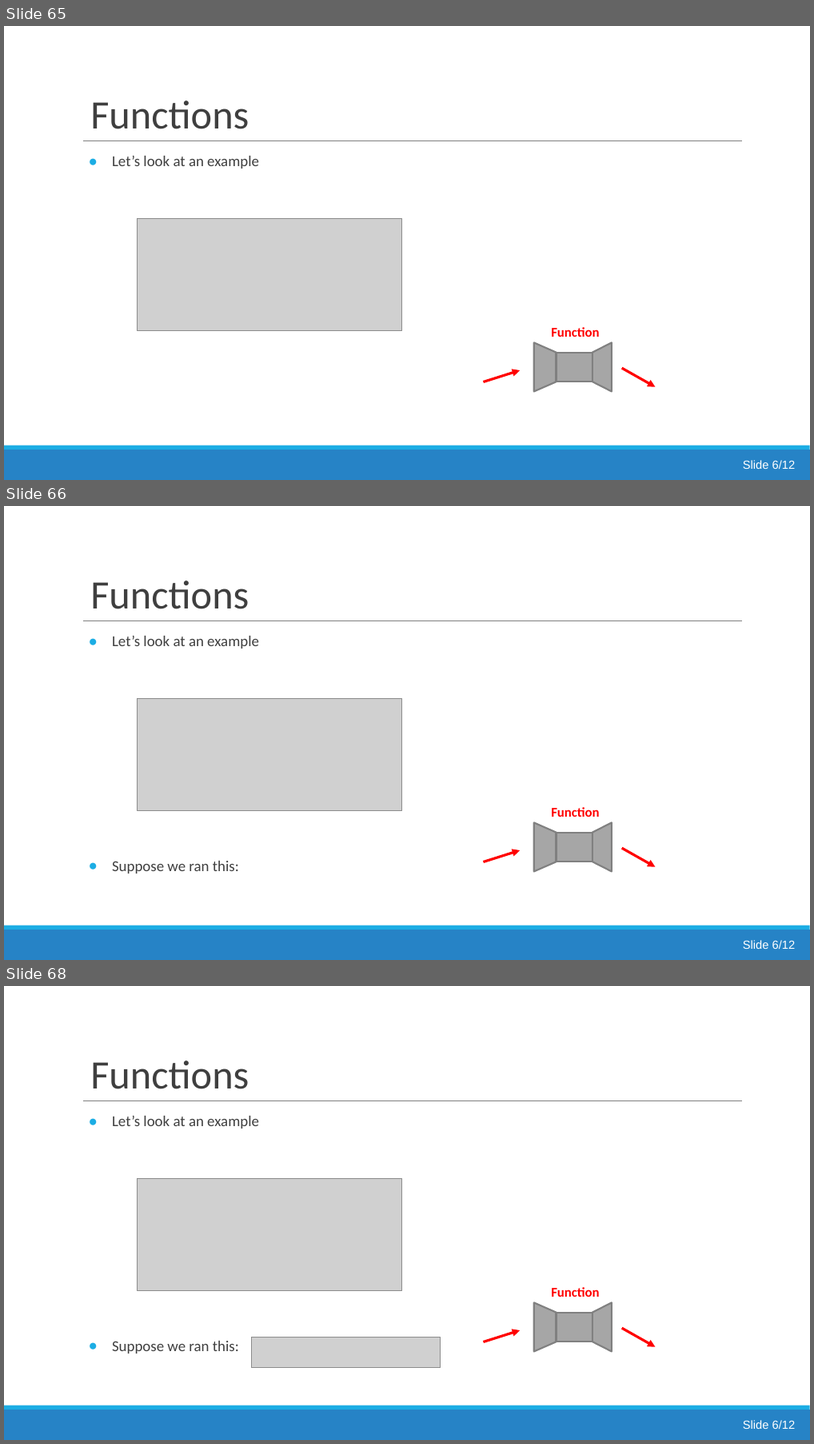
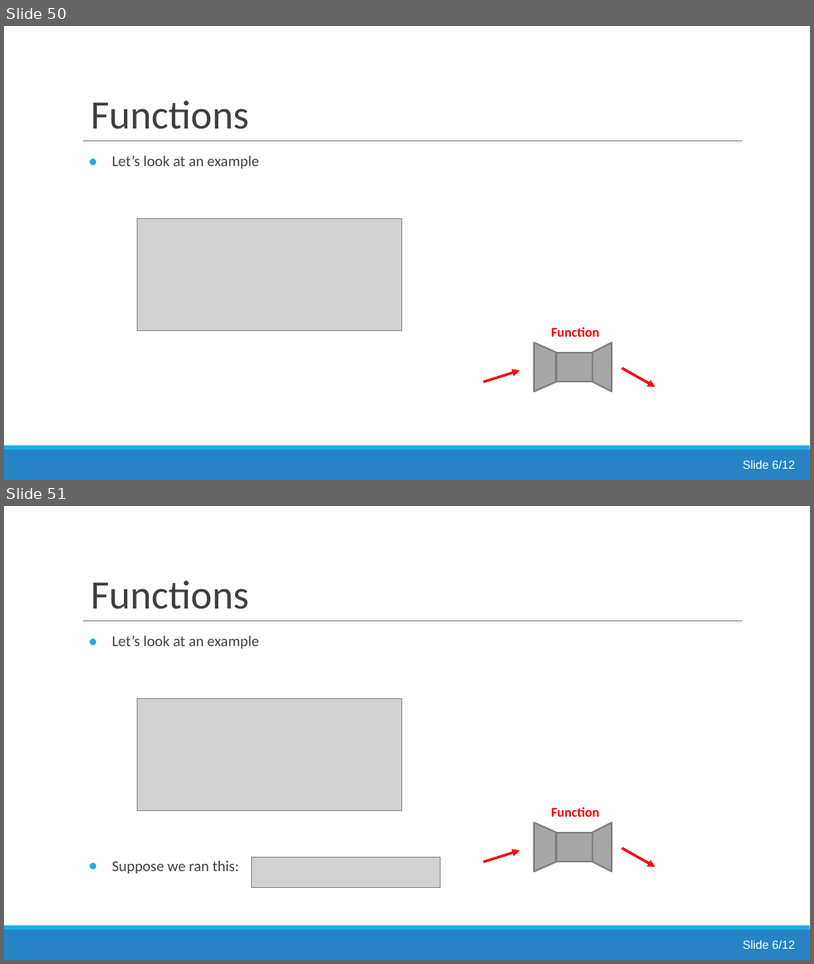
Before and after one commit to jsmartinstats/SCIF10002-2026, a slide deck: 04/Lecture4_Functions.pptx. Shown one above the other, each under a label of ours: slides 65, 66 and 68 before the commit, slides 50 and 51 after it; the slides between them are not shown. The pictures are 814x1444 and 814x964 pixels, drawn with LibreOffice and Linux fonts; fonts in the diff are those of the drawing; grey boxes stand for pictures. Boxes give left, top, right and bottom in pixels: in the first picture for what was removed or moved away, otherwise in the second. Text is boxed around its words. In the diff, an @@ line names an element or a change of style, - is before the commit and + after.

```diff
--- a/04/Lecture4_Functions.pptx
+++ b/04/Lecture4_Functions.pptx
@@ slide 66 removed at (4,506,810,960), background #FFFFFF; not listed: 3 template elements that a slide beside it also shows @@
@@ title removed at (90,580,249,609) @@
-Functions
@@ text removed at (112,636,259,873) @@
-● Let’s look at an example
-● Suppose we ran this:
@@ picture removed at (137,698,402,810) @@
@@ text removed at (551,807,599,816) @@
-Function
@@ flow chart manual operation removed at (534,822,557,872) @@
@@ rectangle removed at (556,832,593,861) @@
@@ flow chart manual operation removed at (593,823,612,872) @@
@@ arrow removed from (484, 862) to (520, 850) @@
@@ arrow removed from (622, 848) to (655, 867) @@
@@ text removed at (743,940,796,948) @@
-Slide 6/12
@@ what was slide 65 is now slide 50 @@
@@ what was slide 68 is now slide 51 @@
```
Also in this commit, not shown: 1 slide changed, 25 other slides removed, 16 other files.
